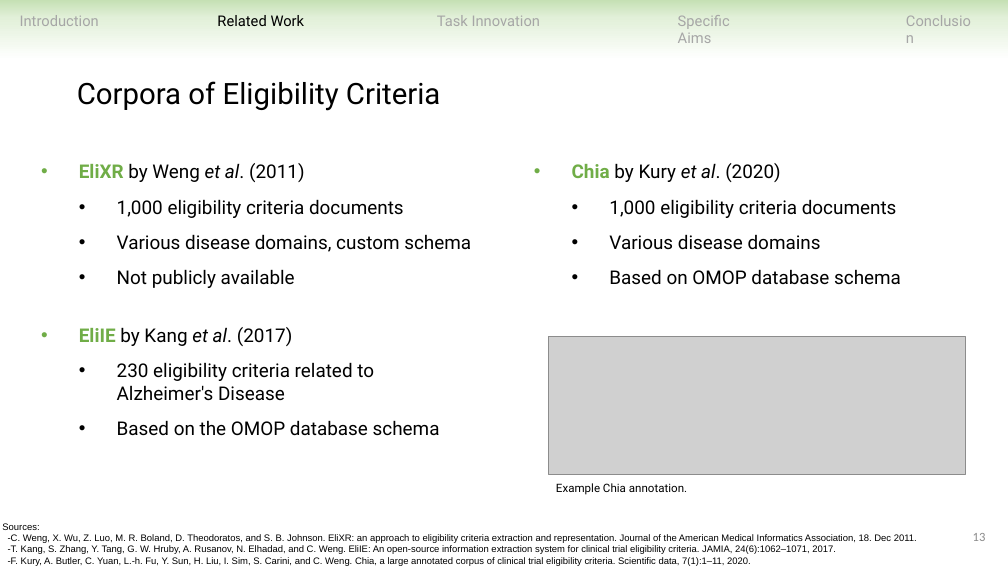
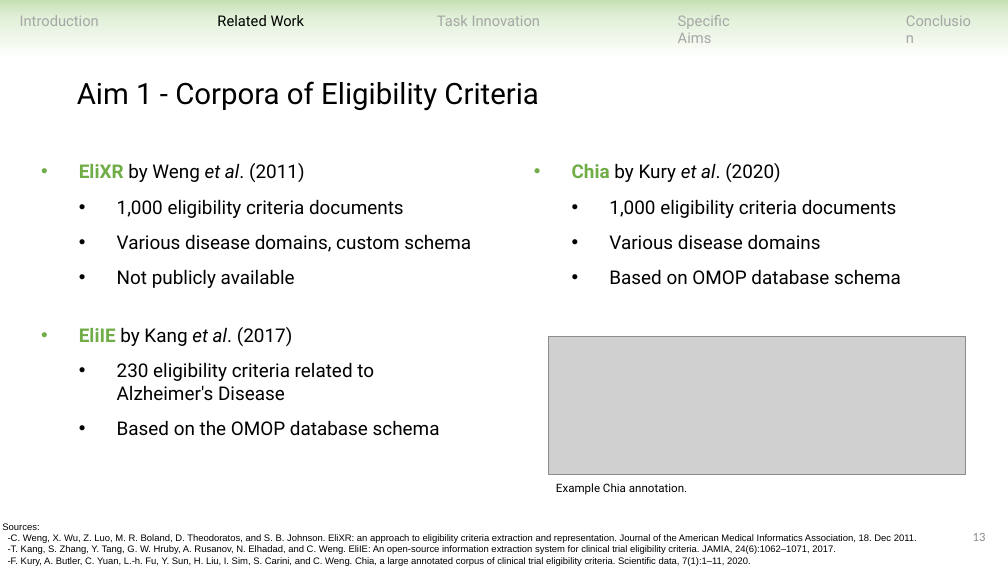
Before and after one commit to ndobb/dissertation, a slide deck: slide 13 of 4_general_exam/presentation/nic_dobbins_general_exam.pptx. Drawn at 1008x567 pixels with LibreOffice and Linux fonts; fonts in the diff are those of the drawing; grey boxes stand for pictures. Boxes give left, top, right and bottom in pixels: in the first picture for what was removed or moved away, otherwise in the second. Text is boxed around its words. In the diff, an @@ line names an element or a change of style, - is before the commit and + after.

```diff
--- a/4_general_exam/presentation/nic_dobbins_general_exam.pptx
+++ b/4_general_exam/presentation/nic_dobbins_general_exam.pptx
@@ text at [77,81,538,111]: text changed @@
-Corpora of Eligibility Criteria
+Aim 1 - Corpora of Eligibility Criteria
```
Also in this commit, not shown: 17 other slides changed, 3 slides added, 2 slides removed.
